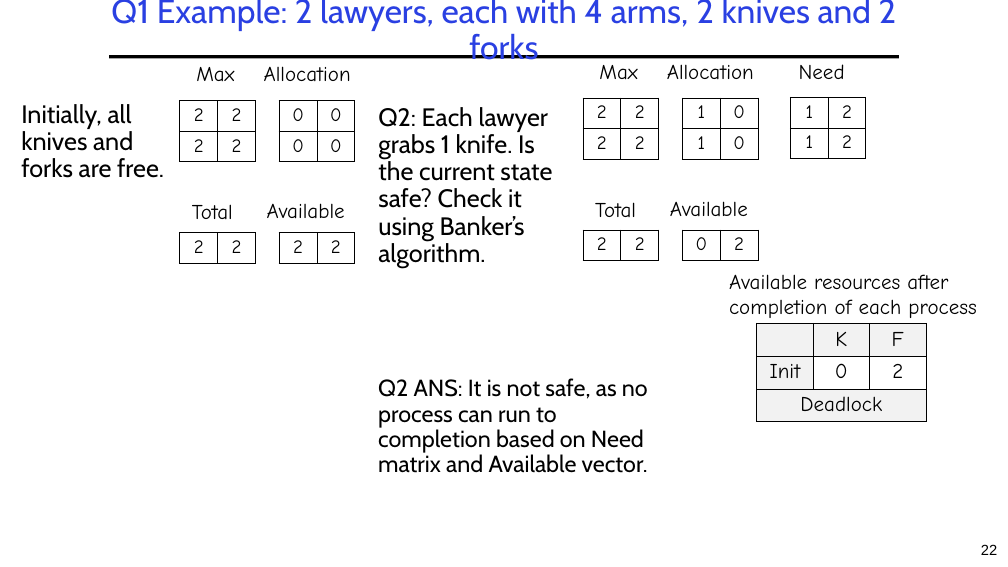
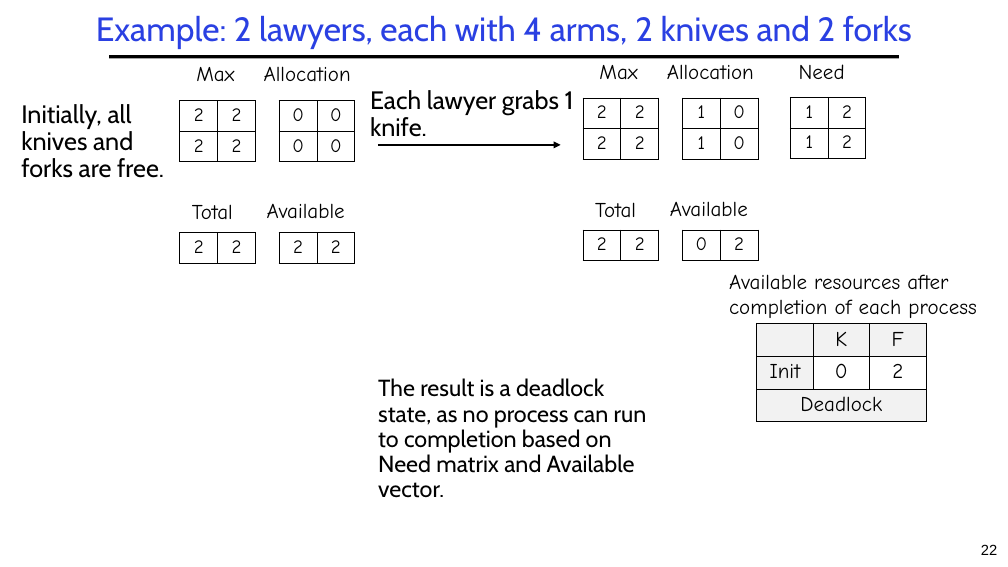
Before and after one commit to guhofstra/CSC256Fa25, a slide deck: slide 22 of PPTs/L4-Exercises ANS.pptx. Drawn at 1008x567 pixels with LibreOffice and Linux fonts; fonts in the diff are those of the drawing. Boxes give left, top, right and bottom in pixels: in the first picture for what was removed or moved away, otherwise in the second. Text is boxed around its words. In the diff, an @@ line names an element or a change of style, - is before the commit and + after.

```diff
--- a/PPTs/L4-Exercises ANS.pptx
+++ b/PPTs/L4-Exercises ANS.pptx
@@ title at (96, 15, 912, 49): text changed @@
-Q1 Example: 2 lawyers, each with 4 arms, 2 knives and 2 forks
+Example: 2 lawyers, each with 4 arms, 2 knives and 2 forks
@@ text at (370, 90, 574, 137): text changed @@
-Q2: Each lawyer grabs 1 knife. Is the current state safe? Check it using Banker’s algorithm.
+Each lawyer grabs 1 knife.
@@ arrow added from (378, 145) to (561, 145), #000000 2.25 pt @@
@@ text at (378, 378, 647, 498): text changed @@
-Q2 ANS: It is not safe, as no process can run to completion based on Need matrix and Available vector.
+The result is a deadlock state, as no process can run to completion based on Need matrix and Available vector.
```
Also in this commit, not shown: 1 other slide changed, 9 other files.
